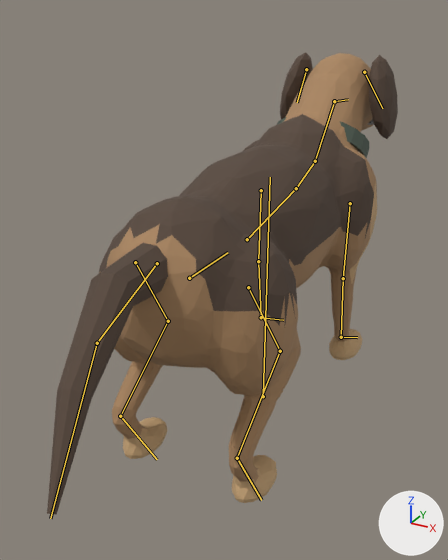
The FBX model Assets/_Project/Models/Hound/MuseumHound.fbx as it was, and as the next commit left it.
Both versions are drawn from a 50 mm camera at (0.79, -1.73, 1.29) aimed at (-0.08, -0.15, 0.5). The axes (+X, +Y, +Z) are drawn at lower right. The lights are the same throughout. The picture after the commit comes second. The bones that bend it are drawn over the model as lines.

Names of what the first picture shows: 'Hound_Mesh'.
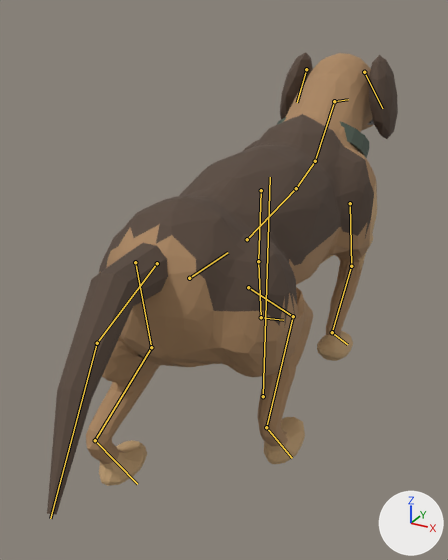
The newer file adds an action. The first version stands in its rest pose; the second is drawn at frame 1 of the action 'Hound_Rig|Hound_Walk'.

What the commit changed:
Bone 'FrontUpper_L' (bone_frontupper_l) turns from (0, 0, 0) to (20, 0, 0) degrees about its own x, y and z.
Bone 'FrontLower_L' (bone_frontlower_l) turns from (0, 0, 0) to (-70, 0, 0) degrees about its own x, y and z.
Bone 'FrontPaw_L' (bone_frontpaw_l) turns from (0, 0, 0) to (40, 0, 0) degrees about its own x, y and z.
Bone 'HindUpper_L' (bone_hindupper_l) turns from (0, 0, 0) to (20, 0, 0) degrees about its own x, y and z.
Bone 'HindPaw_L' (bone_hindpaw_l) turns from (0, 0, 0) to (-12, 0, 0) degrees about its own x, y and z.
Bone 'HindUpper_R' (bone_hindupper_r) turns from (0, 0, 0) to (-20, 0, 0) degrees about its own x, y and z.
Bone 'HindLower_R' (bone_hindlower_r) turns from (0, 0, 0) to (10, 0, 0) degrees about its own x, y and z.
Bone 'HindPaw_R' (bone_hindpaw_r) turns from (0, 0, 0) to (10, 0, 0) degrees about its own x, y and z.

Boxes (x1, y1, x2, y2) around the edits, measured in the pictures (448 x 560 px):
'Hound_Mesh', posed: (47, 52, 398, 515) in both
bone 'FrontUpper_L', root to tip: before (350, 203) to (343, 278); after (350, 203) to (351, 266)
bone 'FrontLower_L', root to tip: before (343, 278) to (341, 337); after (351, 266) to (332, 332)
bone 'FrontPaw_L', root to tip: before (341, 337) to (357, 337); after (332, 332) to (347, 344)
bone 'HindUpper_L', root to tip: before (248, 287) to (280, 351); after (248, 287) to (293, 316)
bone 'HindPaw_L', root to tip: before (237, 458) to (261, 500); after (266, 427) to (292, 458)
bone 'HindUpper_R', root to tip: before (135, 262) to (168, 321); after (135, 262) to (151, 347)
bone 'HindLower_R', root to tip: before (168, 321) to (120, 416); after (151, 347) to (95, 440)
bone 'HindPaw_R', root to tip: before (120, 416) to (157, 459); after (95, 440) to (137, 484)
